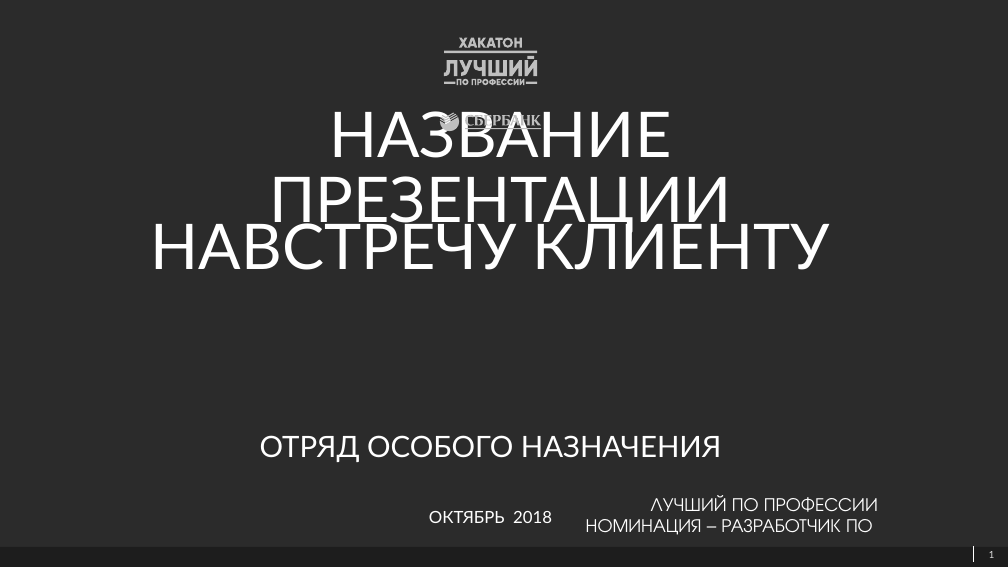
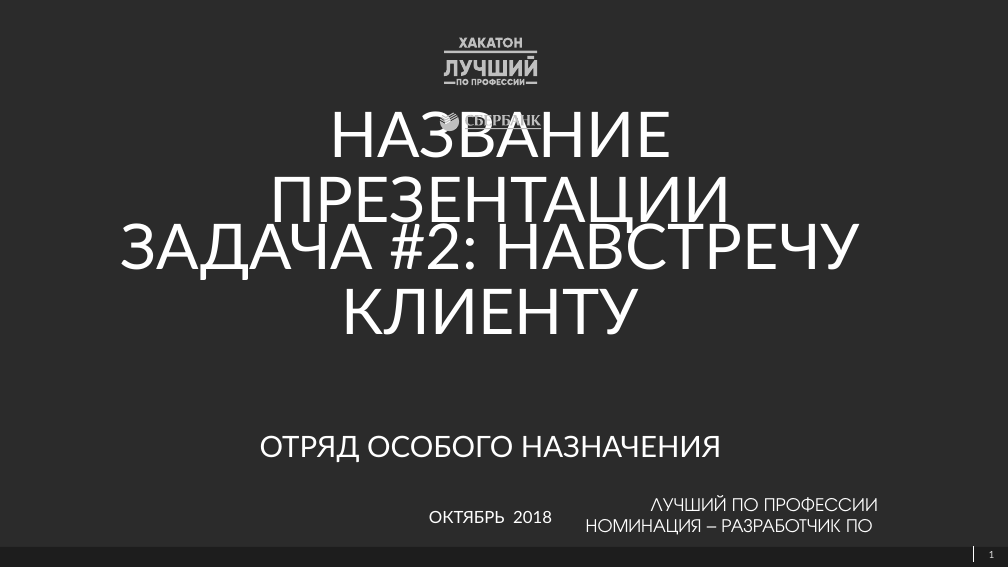
Before and after one commit to NozhkinNikita/sberkinator, a slide deck: slide 1 of Хакатон_УР.pptx. Drawn at 1008x567 pixels with LibreOffice and Linux fonts; fonts in the diff are those of the drawing; background and template pictures are left out; a plain dark background stands for a picture behind light text. Boxes give left, top, right and bottom in pixels: in the first picture for what was removed or moved away, otherwise in the second. Text is boxed around its words. In the diff, an @@ line names an element or a change of style, - is before the commit and + after.

Commit message:
work

```diff
--- a/Хакатон_УР.pptx
+++ b/Хакатон_УР.pptx
@@ text at [121, 214, 860, 335]: text changed @@
-НАВСТРЕЧУ КЛИЕНТУ
+ЗАДАЧА #2: НАВСТРЕЧУ КЛИЕНТУ
```
